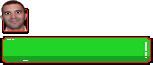
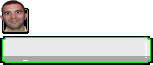
Layered file, before and after one edit (153 x 65). Changes by layer:
painted on "Capa 2" over [2, 9, 152, 65]
